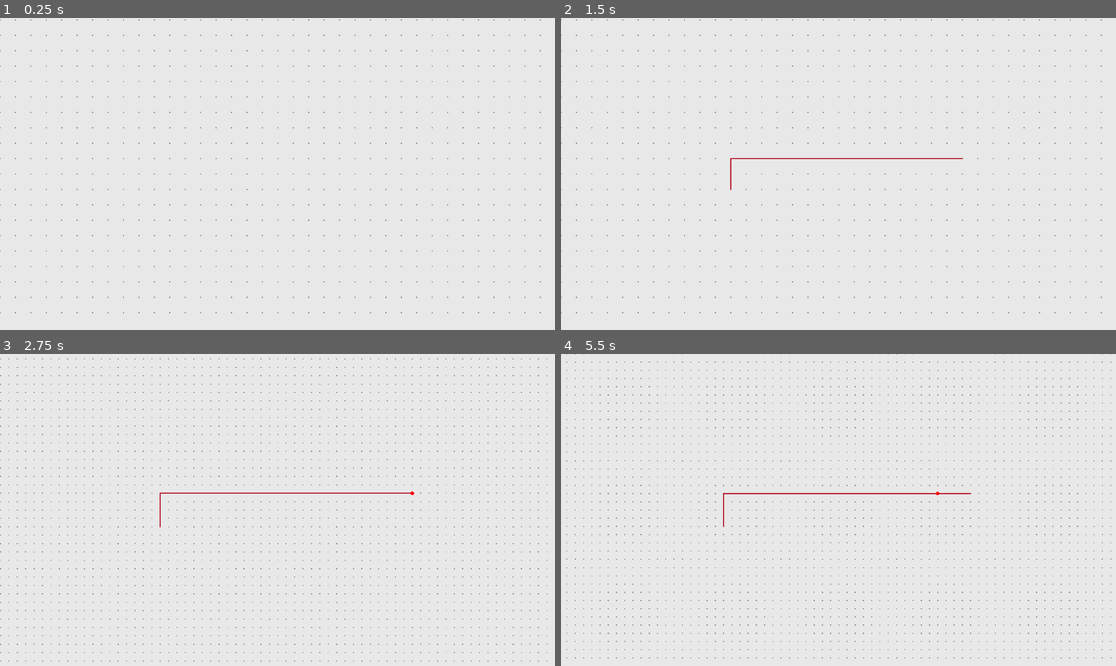
Above: before the commit, frames 1-4 (two rows, left to right).
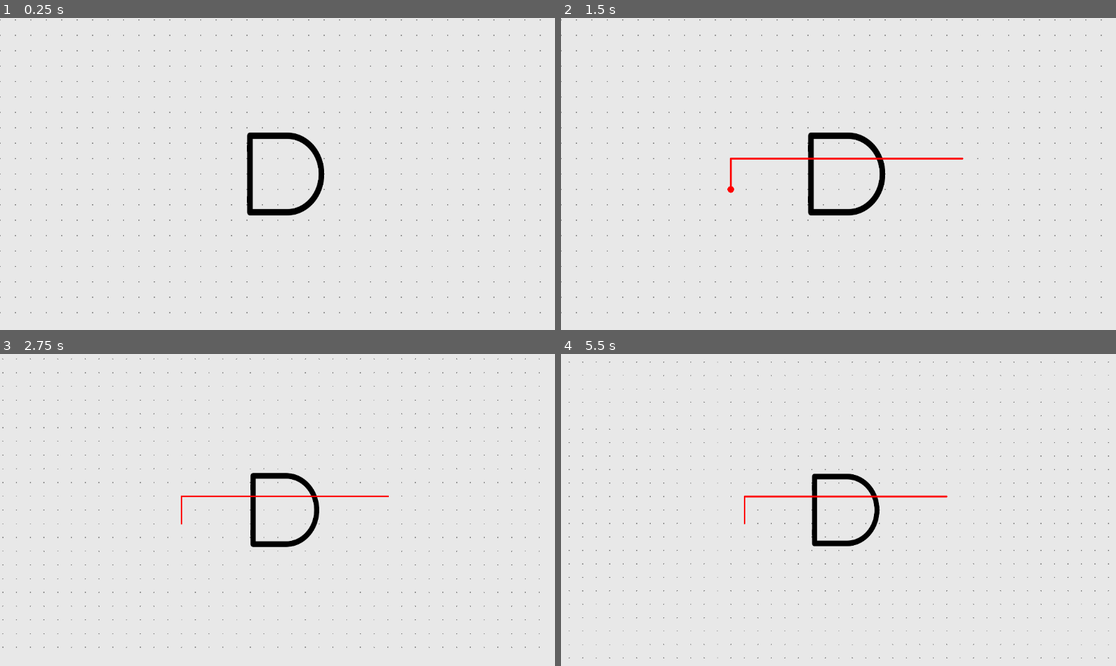
Above: after the commit, the same moments.

Repository: Josh-Farkas/LogicBoardSEC
Game: Godot game, scene res://main.tscn
Two runs of this game, one before a commit and one after it. Both use one fixed random seed, a clock stepped at 60 frames per second and the inputs below.
Inputs (mouse positions are in pixels of both pictures, inside the frame that each line leads up to):
- Up to frame 1 (0.25 s): no input
- Up to frame 2 (1.5 s): tap Enter at 0.5 s; move the mouse to (960, 158) at 0.52 s; press the mouse at (960, 158) at 0.53 s; tap R (toggle_wire_direction) at 0.8, 1.35 s; tap Space at 1.25 s; move the mouse to (727, 189) at 1.27 s; release the mouse at (727, 189) at 1.28 s
- Up to frame 3 (2.75 s): tap Mouse wheel down (zoom_in) at 1.55 s; tap Enter at 2 s; move the mouse to (416, 494) at 2.02 s; hold Mouse wheel down (zoom_in) from 2.03 s (still down); tap Mouse wheel up (zoom_out) at 2.3 s
- Up to frame 4 (5.5 s): tap Space at 2.75, 4.25 s; move the mouse to (966, 494) at 2.77 s; release Mouse wheel down (zoom_in) at 2.78 s; tap Mouse wheel up (zoom_out) at 2.85, 5.3 s; click (966, 494) at 3.05 s; tap Enter at 3.5 s; move the mouse to (943, 494) at 3.52 s; press the mouse at (943, 494) at 3.53 s; tap R (toggle_wire_direction) at 3.8, 4.35 s; tap Escape (cancel_drawing) at 4.15 s; move the mouse to (938, 494) at 4.27 s; release the mouse at (938, 494) at 4.28 s; tap Mouse wheel down (zoom_in) at 4.55 s; move the mouse to (938, 494) at 5.02 s; hold Mouse wheel down (zoom_in) from 5.03 s (still down)

The runs differ from the first frame. In frame 1, 1.0% of the frame differs, in the area x 44-59%, y 36-64%; in frame 2, 1.3%; in frame 3, 3.5%; in frame 4, 3.6%, in the area x 0-100%, y 0-98%.

Commit message:
Fix Zoom

Diff:
--- a/LogicGate/Types/ANDGate/and_gate.tscn
+++ b/LogicGate/Types/ANDGate/and_gate.tscn
@@ -1,14 +1,21 @@
-[gd_scene load_steps=4 format=3 uid="uid://cmpn7mad5bfnn"]
+[gd_scene load_steps=5 format=3 uid="uid://b201naovfjhj1"]
 
 [ext_resource type="Script" path="res://LogicGate/Types/ANDGate/and_gate.gd" id="1_ddct2"]
-[ext_resource type="Texture2D" uid="uid://cybehcf7oqv8d" path="res://icon.svg" id="2_ivr7r"]
-[ext_resource type="PackedScene" uid="uid://djo20ojkadwc1" path="res://LogicGate/input_port.tscn" id="3_0ift5"]
+[ext_resource type="Texture2D" uid="uid://7ef7n01ggdre" path="res://LogicGate/Types/ANDGate/logic-gates.png" id="2_awq4o"]
+[ext_resource type="PackedScene" uid="uid://ce5hxt4rytcmr" path="res://LogicGate/input_port.tscn" id="3_0ift5"]
+
+[sub_resource type="RectangleShape2D" id="RectangleShape2D_d3xce"]
+size = Vector2(135, 173)
 
 [node name="ANDGate" type="Node2D"]
 script = ExtResource("1_ddct2")
 
 [node name="Sprite" type="Sprite2D" parent="."]
-texture = ExtResource("2_ivr7r")
+position = Vector2(16, 0)
+scale = Vector2(0.555556, 0.621094)
+texture = ExtResource("2_awq4o")
+region_enabled = true
+region_rect = Rect2(106, 0, 288, 512)
 
 [node name="InputPort0" parent="." instance=ExtResource("3_0ift5")]
 position = Vector2(-64, -64)
@@ -26,4 +33,10 @@
 position = Vector2(-64, 64)
 
 [node name="OutputPort" parent="." instance=ExtResource("3_0ift5")]
-position = Vector2(64, 0)
+position = Vector2(96, 0)
+
+[node name="DragArea" type="Area2D" parent="."]
+
+[node name="CollisionShape2D" type="CollisionShape2D" parent="DragArea"]
+position = Vector2(16.5, 1.5)
+shape = SubResource("RectangleShape2D_d3xce")
--- a/LogicGate/logic_gate.gd
+++ b/LogicGate/logic_gate.gd
@@ -13,3 +13,23 @@
 # calculates state based on input values, and then updates output
 func calculate() -> void:
 	state = false
+
+
+func connect_input(wire: Wire, index: int) -> void:
+	pass
+
+func connect_output(wire: Wire) -> void:
+	pass
+
+func disconnect_input(index) -> void:
+	pass
+
+func disconnect_output() -> void:
+	output = null
+
+
+func delete():
+	pass
+
+func drag():
+	pass
--- a/Wire/wire.gd
+++ b/Wire/wire.gd
@@ -3,12 +3,18 @@
 var wire_line_scn: PackedScene = preload("res://Wire/wire_line.tscn")
 var wire_connection_point_scn: PackedScene = preload("res://Wire/wire_connection.tscn")
 
-var horizontal_line: Line2D
-var vertical_line: Line2D
+var horizontal_line: WireLine
+var vertical_line: WireLine
 
 var inputs: Array[LogicGate]
 var outputs: Array[LogicGate]
-var state: bool = false
+var state: bool = false:
+	set(value):
+		state = value
+		if value:
+			modulate = Color(0, 0.75, 0)
+		else:
+			modulate = Color(0.75, 0, 0)
 
 var drawing: bool = false
 var start_pos: Vector2
@@ -26,10 +32,10 @@
 
 # Gets closest gridpoint to point
 func get_closest_grid_point(point: Vector2):
-	return Vector2(snapped(point.x, 32), snapped(point.y, 32))
+	return Vector2(snapped(point.x, Constants.GRID_SIZE), snapped(point.y, Constants.GRID_SIZE))
 
 # Gets the closest gridpoint to the mouse
-func get_grid_mouse_position() -> Vector2i:
+func get_grid_mouse_position() -> Vector2:
 	return get_closest_grid_point(get_global_mouse_position())
 
 # Runs whenever user input is given
@@ -45,15 +51,16 @@
 			horizontal_first = not horizontal_first
 			draw_to_point(get_grid_mouse_position())
 		if event.is_action_pressed("cancel_drawing"):
-			drawing = false
-			horizontal_line.queue_free()
-			vertical_line.queue_free()
+			cancel_drawing()
+
 
 func start_drawing() -> void:
 	drawing = true
 	start_pos = get_closest_grid_point(get_global_mouse_position())
 	horizontal_line = wire_line_scn.instantiate()
 	vertical_line = wire_line_scn.instantiate()
+	horizontal_line.clicked.connect(on_line_clicked)
+	vertical_line.clicked.connect(on_line_clicked)
 	add_child(horizontal_line)
 	add_child(vertical_line)
 
@@ -61,12 +68,15 @@
 
 func finish_drawing() -> void:
 	drawing = false
+	if start_pos == get_grid_mouse_position():
+		cancel_drawing()
+		return
+
 	draw_to_point(get_grid_mouse_position())
-
 	# Add ports to wire to connect other wires to
 	var sign: int = sign(horizontal_line.get_point_position(1).x - horizontal_line.get_point_position(0).x)
 	if sign != 0:
-		for x in range(horizontal_line.get_point_position(0).x, horizontal_line.get_point_position(1).x + sign, sign * 32):
+		for x in range(horizontal_line.get_point_position(0).x, horizontal_line.get_point_position(1).x + sign, sign * Constants.GRID_SIZE):
 			var connection_point: WireConnectionPoint = wire_connection_point_scn.instantiate()
 			connection_point.position = Vector2(x, horizontal_line.get_point_position(0).y)
 			connection_point.clicked.connect(start_drawing)
@@ -75,7 +85,7 @@
 
 	sign = sign(vertical_line.get_point_position(1).y - vertical_line.get_point_position(0).y)
 	if sign != 0:
-		for y in range(vertical_line.get_point_position(0).y, vertical_line.get_point_position(1).y + sign, sign * 32):
+		for y in range(vertical_line.get_point_position(0).y, vertical_line.get_point_position(1).y + sign, sign * Constants.GRID_SIZE):
 			var connection_point: WireConnectionPoint = wire_connection_point_scn.instantiate()
 			connection_point.position = Vector2(vertical_line.get_point_position(0).x, y)
 			connection_point.clicked.connect(start_drawing)
@@ -91,16 +101,19 @@
 	if start_pos == point: return
 	horizontal_line.clear_points()
 	vertical_line.clear_points()
+	print("A")
+	print(horizontal_line)
+	print(vertical_line)
 	if horizontal_first:
-		horizontal_line.add_point(start_pos)
-		horizontal_line.add_point(Vector2(point.x, start_pos.y))
-		vertical_line.add_point(Vector2(point.x, start_pos.y))
-		vertical_line.add_point(point)
+		vertical_line.add_new_point(Vector2(point.x, start_pos.y))
+		vertical_line.add_new_point(point)
+		horizontal_line.add_new_point(start_pos)
+		horizontal_line.add_new_point(Vector2(point.x, start_pos.y))
 	else:
-		vertical_line.add_point(start_pos)
-		vertical_line.add_point(Vector2(start_pos.x, point.y))
-		horizontal_line.add_point(Vector2(start_pos.x, point.y))
-		horizontal_line.add_point(point)
+		horizontal_line.add_new_point(Vector2(start_pos.x, point.y))
+		horizontal_line.add_new_point(point)
+		vertical_line.add_new_point(start_pos)
+		vertical_line.add_new_point(Vector2(start_pos.x, point.y))
 
 
 # combines two seperate wires into one
@@ -127,3 +140,22 @@
 
 	other.queue_free()
 	update()
+
+func cancel_drawing() -> void:
+	drawing = false
+	horizontal_line.queue_free()
+	vertical_line.queue_free()
+	horizontal_line = null
+	vertical_line = null
+
+
+func on_line_clicked(line: WireLine) -> void:
+	line.modulate.b = 1
+
+
+
+func disconnect_output(gate: LogicGate) -> void:
+	pass
+
+func disconnect_input(gate: LogicGate) -> void:
+	pass
--- a/Wire/wire.tscn
+++ b/Wire/wire.tscn
@@ -3,7 +3,5 @@
 [ext_resource type="Script" path="res://Wire/wire.gd" id="1_pcr1m"]
 
 [node name="Wire" type="Node2D"]
+modulate = Color(1, 0, 0, 1)
 script = ExtResource("1_pcr1m")
-
-[node name="Line2D" type="Line2D" parent="."]
-default_color = Color(1, 0, 0, 1)
--- /dev/null
+++ b/Wire/wire_line.gd
@@ -0,0 +1,32 @@
+class_name WireLine extends Line2D
+
+signal clicked(WireLine)
+
+var hovered: bool = false
+
+@onready var area: Area2D = $Area2D
+@onready var collision_shape: CollisionShape2D = $Area2D/CollisionShape2D
+
+func _ready() -> void:
+	area.visible = false
+
+func _unhandled_input(event: InputEvent) -> void:
+	if event.is_action_released("left_click") and hovered:
+		clicked.emit(self)
+
+func add_new_point(point: Vector2, index = -1) -> void:
+	add_point(point, index)
+	if get_point_count() >= 2:
+		area.visible = true
+		area.position = (get_point_position(0) + get_point_position(1)) / 2
+		collision_shape.shape.size.x = max(4, abs(get_point_position(0).x - get_point_position(1).x))
+		collision_shape.shape.size.y = max(4, abs(get_point_position(0).y - get_point_position(1).y))
+		print(abs(get_point_position(0).y - get_point_position(1).y))
+
+
+
+func _on_area_2d_mouse_entered() -> void:
+	hovered = true
+
+func _on_area_2d_mouse_exited() -> void:
+	hovered = false
--- a/Wire/wire_line.tscn
+++ b/Wire/wire_line.tscn
@@ -1,8 +1,22 @@
-[gd_scene format=3 uid="uid://boljr5ojssibf"]
+[gd_scene load_steps=3 format=3 uid="uid://boljr5ojssibf"]
+
+[ext_resource type="Script" path="res://Wire/wire_line.gd" id="1_rrxtv"]
+
+[sub_resource type="RectangleShape2D" id="RectangleShape2D_pfhue"]
+resource_local_to_scene = true
+size = Vector2(3, 3)
 
 [node name="WireLine" type="Line2D" groups=["wire_line"]]
 width = 4.0
-default_color = Color(0.696801, 0, 0.0934758, 1)
 joint_mode = 2
 begin_cap_mode = 2
 end_cap_mode = 2
+script = ExtResource("1_rrxtv")
+
+[node name="Area2D" type="Area2D" parent="."]
+
+[node name="CollisionShape2D" type="CollisionShape2D" parent="Area2D"]
+shape = SubResource("RectangleShape2D_pfhue")
+
+[connection signal="mouse_entered" from="Area2D" to="." method="_on_area_2d_mouse_entered"]
+[connection signal="mouse_exited" from="Area2D" to="." method="_on_area_2d_mouse_exited"]
--- a/camera.gd
+++ b/camera.gd
@@ -14,11 +14,11 @@
 
 func _input(event: InputEvent) -> void:
 	if event.is_action_pressed("zoom_in"):
-		zoom *= 1.1
+		zoom *= .9
 		zoom = zoom.clampf(.25, 2)
 		redraw.emit()
 
 	if event.is_action_pressed("zoom_out"):
-		zoom *= .9
+		zoom *= 1.1
 		zoom = zoom.clampf(.25, 2)
 		redraw.emit()
--- a/main.gd
+++ b/main.gd
@@ -41,3 +41,10 @@
 	for x in range(snapped(pos.x, Constants.GRID_SIZE), snapped(pos.x + size.x, Constants.GRID_SIZE), Constants.GRID_SIZE * max(1, int(1/zoom.x))):
 		for y in range(snapped(pos.y, Constants.GRID_SIZE), snapped(pos.y + size.y, Constants.GRID_SIZE), Constants.GRID_SIZE * max(1, int(1/zoom.y))):
 			draw_circle(Vector2(x, y), 1 / zoom.x, Color.DIM_GRAY)
+
+
+func save(file_path: String) -> void:
+	return
+
+func load_save(file_path: String) -> void:
+	pass
--- a/main.tscn
+++ b/main.tscn
@@ -1,11 +1,13 @@
-[gd_scene load_steps=3 format=3 uid="uid://e2fabjnknov"]
+[gd_scene load_steps=4 format=3 uid="uid://e2fabjnknov"]
 
 [ext_resource type="Script" path="res://main.gd" id="1_fwqb2"]
 [ext_resource type="Script" path="res://camera.gd" id="2_qiina"]
+[ext_resource type="PackedScene" uid="uid://b201naovfjhj1" path="res://LogicGate/Types/ANDGate/and_gate.tscn" id="3_ep41h"]
 
 [node name="Main" type="Node2D"]
 script = ExtResource("1_fwqb2")
 
 [node name="Camera2D" type="Camera2D" parent="."]
-zoom = Vector2(0.5, 0.5)
 script = ExtResource("2_qiina")
+
+[node name="ANDGate" parent="." instance=ExtResource("3_ep41h")]
Binary file added: LogicGate/Types/ANDGate/and-gate.png
Not shown, added: LogicGate/Types/ANDGate/and-gate.png.import
Binary file added: LogicGate/Types/ANDGate/logic-gates.png
Not shown, added: LogicGate/Types/ANDGate/logic-gates.png.import
